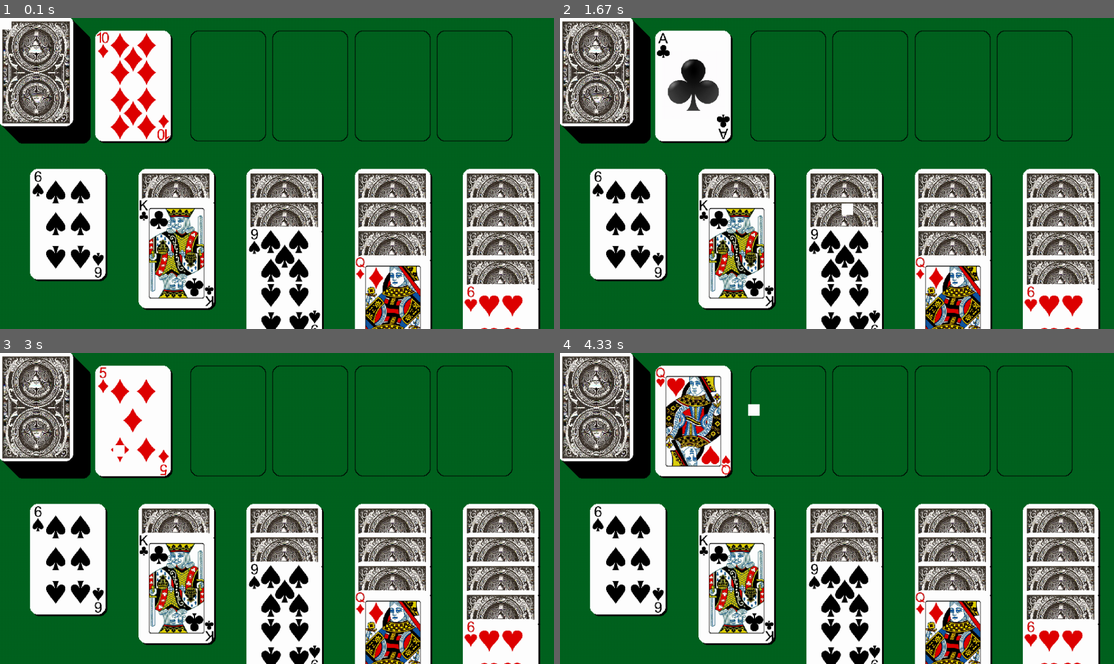
Above: before the commit, frames 1-4 (two rows, left to right).
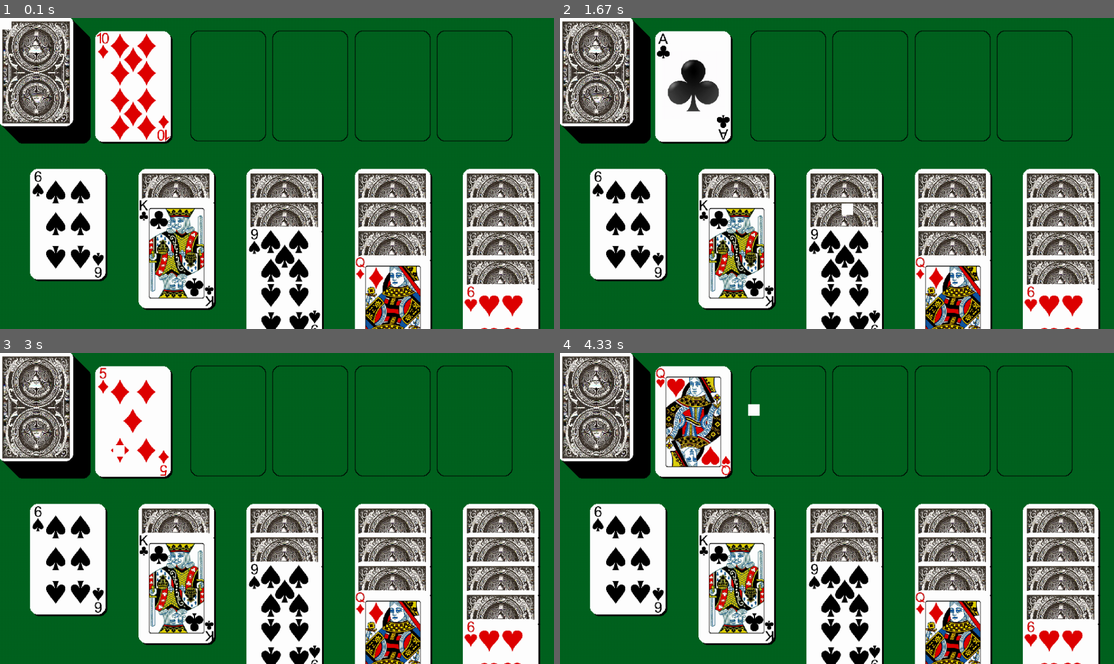
Above: after the commit, the same moments.

Repository: unluckycord/NewPygame
Game: pygame game, started from Main.py
The game is run twice, just before and just after one commit, with the same random seed, the same clock (stepped at 60 frames per second) and the same inputs.
Inputs (mouse positions are in pixels of both pictures, inside the frame that each line leads up to):
- Up to frame 1 (0.1 s): no input
- Up to frame 2 (1.67 s): press the mouse at (704, 176) at 0.37 s; move the mouse to (798, 207) at 0.47 s; release the mouse at (892, 241) at 0.6 s; click (665, 126) at 0.75 s; click (704, 111) at 1.22 s; click (842, 204) at 1.55 s
- Up to frame 3 (3 s): click (421, 558) at 1.88 s; click (421, 480) at 2.22 s; click (476, 483) at 2.55 s; click (116, 446) at 2.88 s
- Up to frame 4 (4.33 s): click (859, 496) at 3.22 s; click (715, 452) at 3.55 s; click (715, 449) at 3.88 s; click (748, 405) at 4.22 s

The runs differ from the first frame. In frame 1, 0.6% of the frame differs, in the area x 17-32%, y 3-41%; in frame 2, 0.4%; in frame 3, 0.4%; in frame 4, 1.7%.

Commit message:
made card draw animation

Diff:
--- a/GameLoop.py
+++ b/GameLoop.py
@@ -8,32 +8,40 @@
     clock = pygame.time.Clock()
     run = True
     currentTick = pygame.time.get_ticks()
-    renderCheck = False
+    renderCheck,grabCheck = False,False
     DealCards.shuffle()
     currentCard = DealCards.drawCardFromDeck()
+
     testCard = Card.Card(currentCard,400,400, None, "UP")
     ListOfCards.cardStackOject.clear()
-
 
     mousex,mousey = pygame.mouse.get_pos()
     mouseRect = pygame.Rect(mousex,mousey,20,20)
 
-    cardloctionx, cardlocationy = 220*Assets.scalingVal,30*Assets.scalingVal
-    cardLocationRect = pygame.Rect(cardloctionx,cardlocationy, Assets.CARDWIDTH,Assets.CARDHEIGHT)
+    cardStackLocationX,cardStackLocationY = 440*Assets.scalingVal, 30*Assets.scalingVal
+    offset = 190*Assets.scalingVal
+    stackList = []
+    for i in range(4):
+        stackList.append(pygame.Rect(cardStackLocationX+offset*i,cardStackLocationY, Assets.CARDWIDTH,Assets.CARDHEIGHT))
 
+    drawnFromDeckCardloctionx, drawnFromDeckCardloctiony = 220*Assets.scalingVal,30*Assets.scalingVal
+    cardLocationRect = pygame.Rect(drawnFromDeckCardloctionx,drawnFromDeckCardloctiony, Assets.CARDWIDTH,Assets.CARDHEIGHT)
+
+    tableauCardlocationx,tableauCardlocationy = -180*Assets.scalingVal,350*Assets.scalingVal
+    tabeauCardRectList = []
     for i in range(8):
         for f in range(i):
             ListOfCards.tableau[i].append(ListOfCards.listOfActiveCards[0])
-            ListOfCards.tableauObj[i].append(Card.Card(ListOfCards.listOfActiveCards[0], 400,400, None, "DOWN"))
-            ListOfCards.tableauText[i].append(ListOfCards.listOfActiveCards[0])
+            ListOfCards.tableauObj[i].append(Card.Card(ListOfCards.listOfActiveCards[0], tableauCardlocationx+(250*Assets.scalingVal*i),tableauCardlocationy+(50*f), None, "DOWN"))
+            tabeauCardRectList.append(pygame.Rect(tableauCardlocationx+(250*Assets.scalingVal*i),tableauCardlocationy+(50*f),Assets.CARDWIDTH,Assets.CARDHEIGHT))
             ListOfCards.listOfActiveCards.pop(0)
+
     for i in range(len(ListOfCards.listOfActiveCards)):
         ListOfCards.cardStackOject.append(Card.Card(ListOfCards.listOfActiveCards[i], 400,400, None, "DOWN"))
 
     while run:
 
         mouseRect.x,mouseRect.y = mousex-5,mousey-5
-        print(mouseRect.left,mouseRect.top)
         #print(len(ListOfCards.tableauObj))
         nowDraw = pygame.time.get_ticks()
         for event in pygame.event.get():
@@ -41,12 +49,26 @@
                 run = False
             mouseInput = pygame.mouse.get_pressed()
         if mouseInput == (1, 0, 0) and (nowDraw - currentTick  >= 300 and pygame.Rect.colliderect(mouseRect,cardLocationRect)):
+            for i in range(10):
+                cardLocationRect.x-=22*Assets.scalingVal
+                cardLocationRect.y-=3*Assets.scalingVal
+            for i in range(10):
+                cardLocationRect.x+=22*Assets.scalingVal
+                cardLocationRect.y+=3*Assets.scalingVal
             currentCard = DealCards.drawCardFromDeck()
             flipCardCheck = True
             currentTick = nowDraw
         else:
+            cardLocationRect.x,cardLocationRect.y= 220*Assets.scalingVal,30*Assets.scalingVal
+
             flipCardCheck = False
-        PaintGame.drawWindow(flipCardCheck, testCard, currentCard,mouseRect,cardLocationRect)
+        for i in range(len(tabeauCardRectList)):
+            if mouseInput == (1,0,0) and pygame.Rect.colliderect(tabeauCardRectList[i], mouseRect):
+
+                grabCheck = True
+            else:
+                grabCheck = False
+        PaintGame.drawWindow(flipCardCheck,grabCheck, testCard, currentCard,mouseRect,cardLocationRect,stackList)
         keysPressed = pygame.key.get_pressed()
         currentTime = time.time()
         deltaTime = currentTime - prevTime
--- a/PaintGame.py
+++ b/PaintGame.py
@@ -15,38 +15,28 @@
     pygame.draw.rect(Assets.WIN, Assets.BLACK, (cardLocationRect.x+(4*Assets.scalingVal),cardLocationRect.y+(4*Assets.scalingVal), Assets.CARDWIDTH,Assets.CARDHEIGHT),width=0, border_radius=13)
     #white card surface
     pygame.draw.rect(Assets.WIN, Assets.WHITE, cardLocationRect, width=0, border_radius=13)
-
-    #pygame.draw.rect(Assets.WIN, Assets.WHITE, (cardLocationRect.x,cardLocationRect.y, Assets.CARDWIDTH,Assets.CARDHEIGHT),width=0, border_radius=13)
     #card face
     Assets.WIN.blit(card, (cardLocationRect.x,cardLocationRect.y))
 
-def drawCardStackLocation():
-    stackLocationX,stackLocationY = 440*Assets.scalingVal, 30*Assets.scalingVal
-    offset = 190*Assets.scalingVal
-    pygame.draw.rect(Assets.WIN, Assets.BLACK, (stackLocationX,stackLocationY, Assets.CARDWIDTH,Assets.CARDHEIGHT),width=0, border_radius=13)
-    pygame.draw.rect(Assets.WIN, Assets.GREEN, (stackLocationX+1,stackLocationY+1, Assets.CARDWIDTH-2,Assets.CARDHEIGHT-2),width=0, border_radius=13)
-    pygame.draw.rect(Assets.WIN, Assets.BLACK, (stackLocationX+offset,stackLocationY, Assets.CARDWIDTH,Assets.CARDHEIGHT),width=0, border_radius=13)
-    pygame.draw.rect(Assets.WIN, Assets.GREEN, (stackLocationX+offset+1,stackLocationY+1, Assets.CARDWIDTH-2,Assets.CARDHEIGHT-2),width=0, border_radius=13)
-    pygame.draw.rect(Assets.WIN, Assets.BLACK, (stackLocationX+offset*2,stackLocationY, Assets.CARDWIDTH,Assets.CARDHEIGHT),width=0, border_radius=13)
-    pygame.draw.rect(Assets.WIN, Assets.GREEN, (stackLocationX+offset*2+1,stackLocationY+1, Assets.CARDWIDTH-2,Assets.CARDHEIGHT-2),width=0, border_radius=13)
-    pygame.draw.rect(Assets.WIN, Assets.BLACK, (stackLocationX+offset*3,stackLocationY, Assets.CARDWIDTH,Assets.CARDHEIGHT),width=0, border_radius=13)
-    pygame.draw.rect(Assets.WIN, Assets.GREEN, (stackLocationX+offset*3+1,stackLocationY+1, Assets.CARDWIDTH-2,Assets.CARDHEIGHT-2),width=0, border_radius=13)
+def drawCardStackLocation(stackList):
+    for i in range(4):
+        pygame.draw.rect(Assets.WIN, Assets.BLACK, (stackList[i].x,stackList[i].y, Assets.CARDWIDTH,Assets.CARDHEIGHT),width=0, border_radius=13)
+        pygame.draw.rect(Assets.WIN, Assets.GREEN, (stackList[i].x+1,stackList[i].y+1, Assets.CARDWIDTH-2,Assets.CARDHEIGHT-2),width=0, border_radius=13)
 
-def drawTableau():
-    cardlocationx,cardlocationy = -180*Assets.scalingVal,350*Assets.scalingVal
+def drawTableau(grabCheck,mouseRect):
     for i in range(len(ListOfCards.tableauObj)):
         for f in range(len(ListOfCards.tableauObj[i])):
-            pygame.draw.rect(Assets.WIN, Assets.BLACK, (cardlocationx+(4*Assets.scalingVal)+(250*Assets.scalingVal*i),cardlocationy+(4*Assets.scalingVal)+(50*f), Assets.CARDWIDTH,Assets.CARDHEIGHT),width=0, border_radius=13)
-            pygame.draw.rect(Assets.WIN, Assets.WHITE, (cardlocationx+(250*Assets.scalingVal*i),cardlocationy+(50*f), Assets.CARDWIDTH,Assets.CARDHEIGHT),width=0, border_radius=13)
+            pygame.draw.rect(Assets.WIN, Assets.BLACK, (ListOfCards.tableauObj[i][f].cardlocationx+(4*Assets.scalingVal),ListOfCards.tableauObj[i][f].cardlocationy+(4*Assets.scalingVal), Assets.CARDWIDTH,Assets.CARDHEIGHT),width=0, border_radius=13)
+            pygame.draw.rect(Assets.WIN, Assets.WHITE, (ListOfCards.tableauObj[i][f].cardlocationx,ListOfCards.tableauObj[i][f].cardlocationy, Assets.CARDWIDTH,Assets.CARDHEIGHT),width=0, border_radius=13)
             if(f+1 < i):
-                Assets.WIN.blit(Assets.cardback_black, (cardlocationx+(9*Assets.scalingVal)+(i*250*Assets.scalingVal),cardlocationy+(11*Assets.scalingVal)+(f*50)))
+                Assets.WIN.blit(Assets.cardback_black, (ListOfCards.tableauObj[i][f].cardlocationx+(9*Assets.scalingVal),ListOfCards.tableauObj[i][f].cardlocationy+(11*Assets.scalingVal)))
             else:
-                Assets.WIN.blit(ListOfCards.tableauObj[i][f].card, (cardlocationx+(i*250*Assets.scalingVal),cardlocationy+(f*50)))
+                Assets.WIN.blit(ListOfCards.tableauObj[i][f].card, (ListOfCards.tableauObj[i][f].cardlocationx,ListOfCards.tableauObj[i][f].cardlocationy))
                 ListOfCards.tableauObj[i][f].cardUpOrDown = "UP"
 
 
 
-def drawWindow(flipCardCheck, activeCard,currentCard,mouseRect,cardLocationRect):
+def drawWindow(flipCardCheck,grabCheck,activeCard,currentCard,mouseRect,cardLocationRect,stackList):
     cardloctionx, cardlocationy = 220*Assets.scalingVal,30*Assets.scalingVal
     stackLocationX, stackLocationY = 30*Assets.scalingVal,30*Assets.scalingVal
     #testCard = Card.Card(DealCards.randomRankAndSuit(),cardloctionx,cardlocationy)
@@ -59,6 +49,6 @@
     #print(testCard.rankandsuit, renderCheck)
     drawCard(cardLocationRect,activeCard.card)
     drawDeckOfCards(stackLocationX,stackLocationY)
-    drawCardStackLocation()
-    drawTableau()
+    drawCardStackLocation(stackList)
+    drawTableau(grabCheck,mouseRect)
     drawMouseBox(mouseRect)
